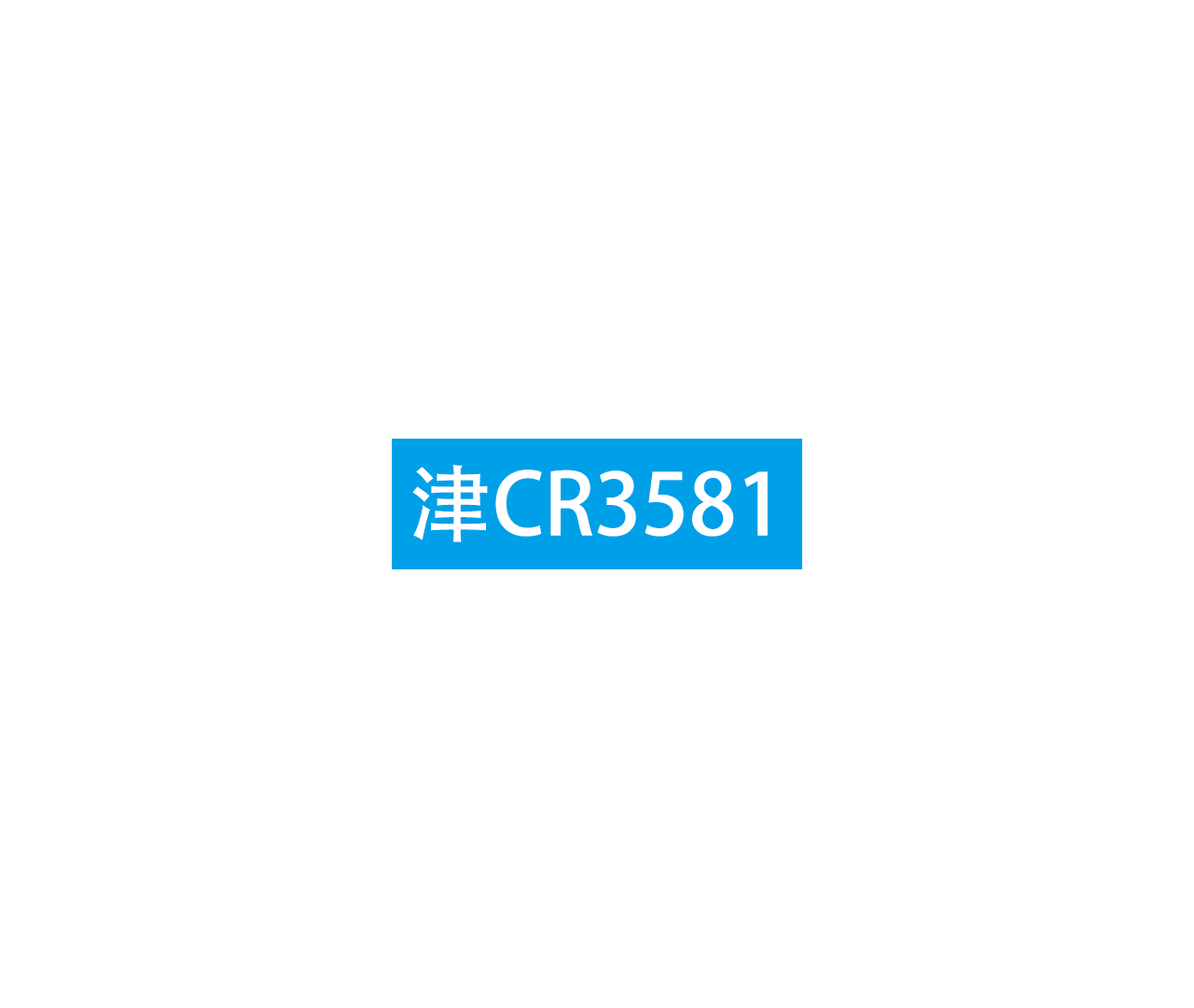
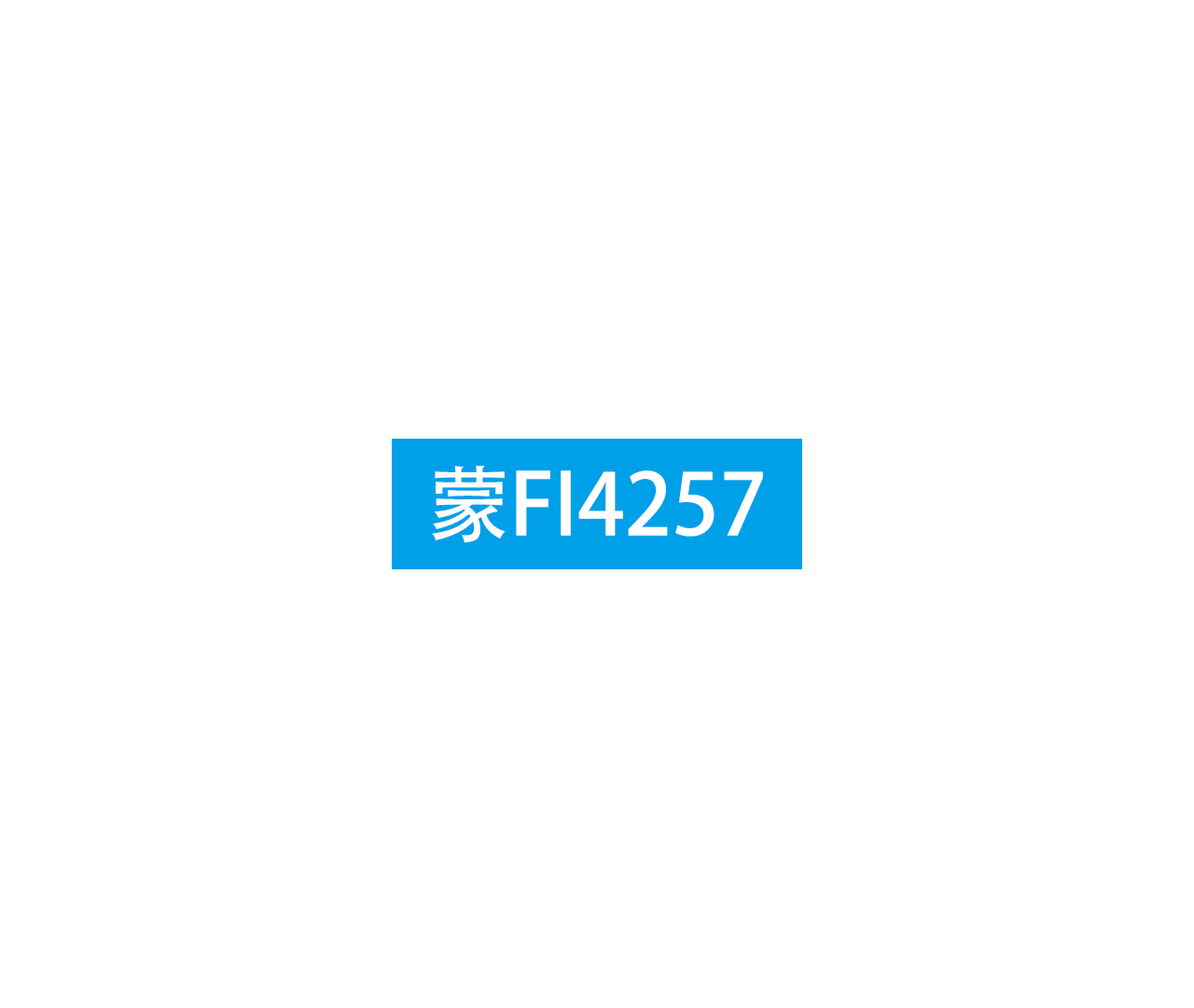
Before/after of a 1194 x 1008 layered artwork. What changed in the layer stack:
renamed "津CR3581" to "蒙FI4257", painted on it over <box>412,464,768,544</box>
